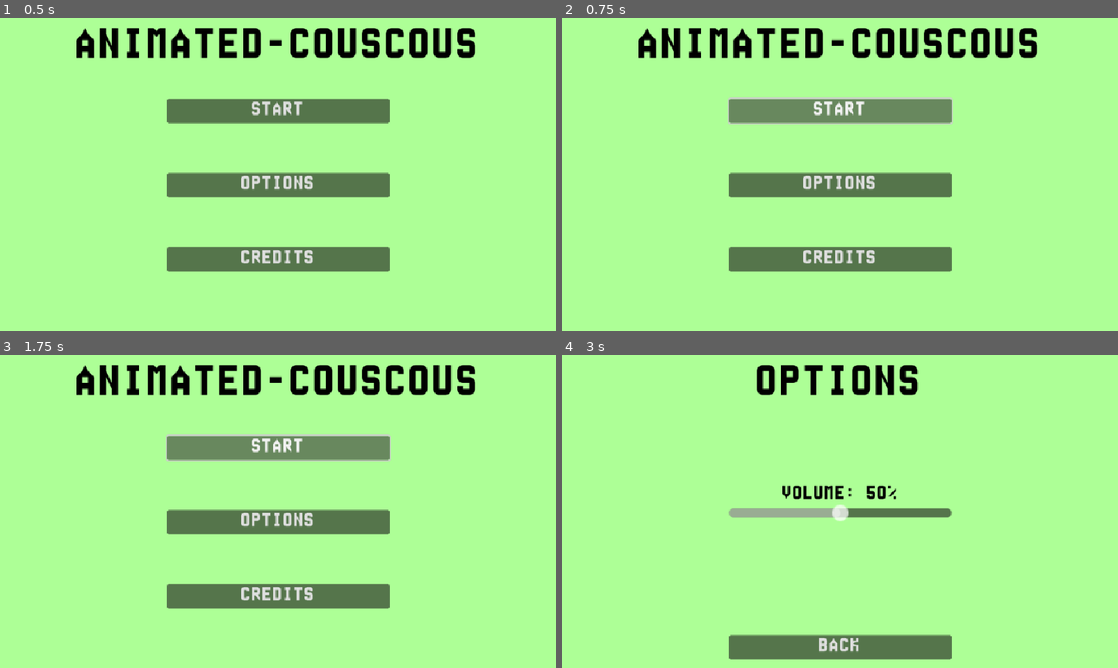
Above: before the commit, frames 1-4 (two rows, left to right).
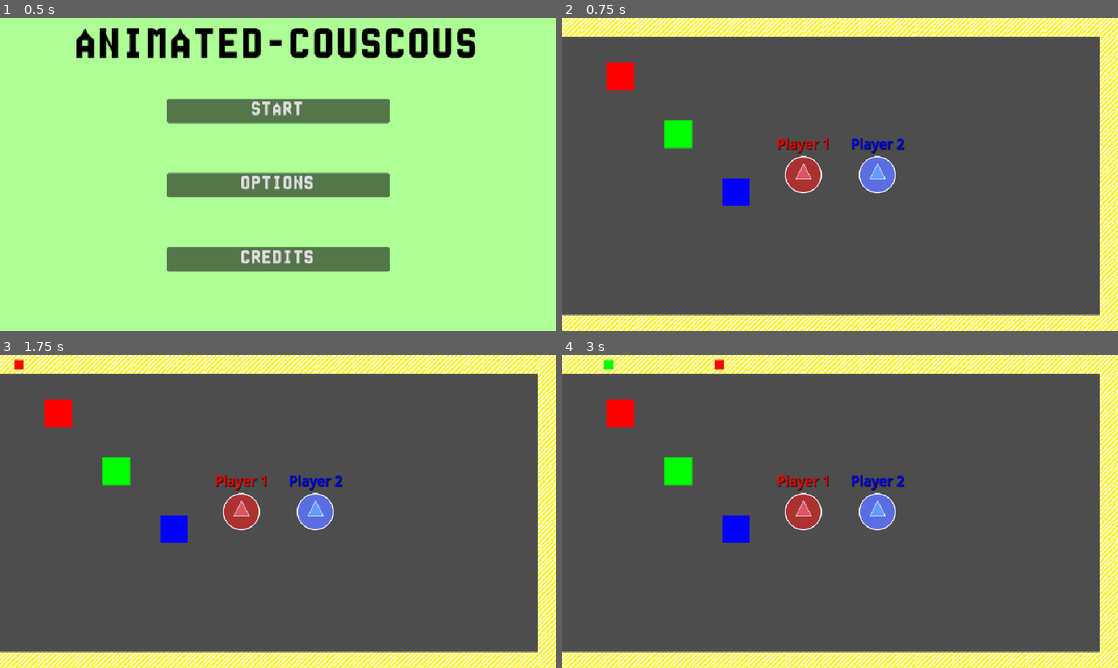
Above: after the commit, the same moments.

Repository: S2009-dev/animated-couscous
Game: Godot game, scene res://objects/menus/main_menu.tscn
Same seed, same stepped clock (60 frames per second), same inputs: the game is played once before the commit and once after it. The engine's default icon, where the game draws it, is replaced by a stand-in: a white triangle on a blue panel in a dark square.
Inputs (mouse positions are in pixels of both pictures, inside the frame that each line leads up to):
- Up to frame 1 (0.5 s): no input
- Up to frame 2 (0.75 s): click "START" at 0.5 s
- Up to frame 3 (1.75 s): click (278, 448) at 1.25 s, where only the run before the commit has a clickable "START"
- Up to frame 4 (3 s): click (840, 448) at 2 s, where only the run before the commit has a clickable "START"; click (840, 520) at 2.75 s, where only the run before the commit has a clickable "OPTIONS"

Frame 1 is identical in both runs. In frame 2, 100% of the frame differs, in the area x 0-100%, y 0-100%; in frame 3, 100%; in frame 4, 100%.

Commit message:
fix: :bug: make scripts compatible with new names

Diff:
--- a/objects/entities/conveyor.tscn
+++ b/objects/entities/conveyor.tscn
@@ -54,7 +54,7 @@
 tile_map_data = PackedByteArray("AAA6AAAAAAABAAEAAAA6AAEAAAABAAIAAAA7AAAAAAACAAEAAAA7AAEAAAACAAIAAAA4AAAAAAABAAEAAAA4AA …(4720 unchanged characters)…
 tile_set = SubResource("TileSet_r0h6a")
 script = ExtResource("2_2q2yl")
-item_object = ExtResource("3_r0h6a")
+item_scene = ExtResource("3_r0h6a")
 metadata/_edit_group_ = true
 
 [node name="Path2D" type="Path2D" parent="."]
--- a/objects/scenes/world.tscn
+++ b/objects/scenes/world.tscn
@@ -18,7 +18,7 @@
 
 [node name="World" type="Node2D"]
 script = ExtResource("1_w61o3")
-player_object = ExtResource("2_1k1mb")
+player_scene = ExtResource("2_1k1mb")
 
 [node name="Cameras" type="Control" parent="."]
 layout_mode = 3
--- a/scripts/entities/conveyor_controller.gd
+++ b/scripts/entities/conveyor_controller.gd
@@ -1,6 +1,6 @@
 extends TileMapLayer
 
-@export var item_object: PackedScene # Items scene
+@export var item_scene: PackedScene # Items scene
 @export var speed: int = 8
 
 @onready var paths: Path2D = %Path2D
@@ -19,7 +19,7 @@
 
 
 func _on_item_spawn_interval_timeout() -> void:
-	var item = item_object.instantiate()
+	var item = item_scene.instantiate()
 	var path_follow = PathFollow2D.new()
 	var id = generate_uuid()
 
--- a/scripts/menus/main_menu.gd
+++ b/scripts/menus/main_menu.gd
@@ -20,7 +20,7 @@
 func _on_start_btn_pressed() -> void:
 	click.emit()
 	start_game.emit()
-	get_tree().change_scene_to_file("res://objects/scenes/main.tscn")
+	get_tree().change_scene_to_file("res://objects/scenes/world.tscn")
 
 func _on_options_btn_pressed() -> void:
 	click.emit()
--- a/scripts/scenes/world.gd
+++ b/scripts/scenes/world.gd
@@ -2,7 +2,7 @@
 
 signal world_loaded
 
-@export var player_object: PackedScene
+@export var player_scene: PackedScene
 
 func _ready() -> void:
 	create_player(1, Vector2(416, 270))
@@ -10,7 +10,7 @@
 	emit_signal("world_loaded")
 
 func create_player(id: int, start_pos: Vector2 = position) -> void:
-	var player = player_object.instantiate()
+	var player = player_scene.instantiate()
 
 	player.id = clampi(id, 1, 2)
 	player.position = start_pos
